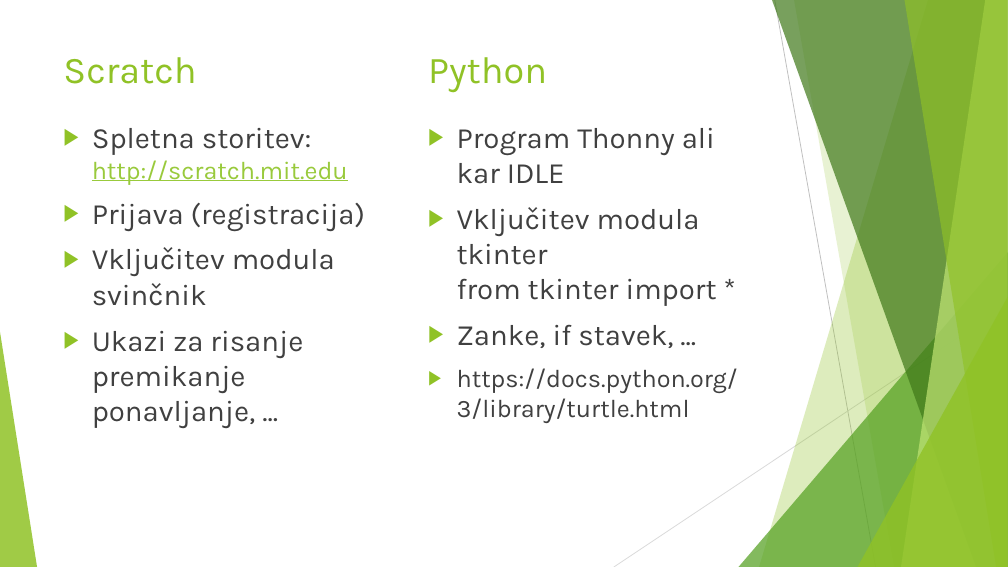
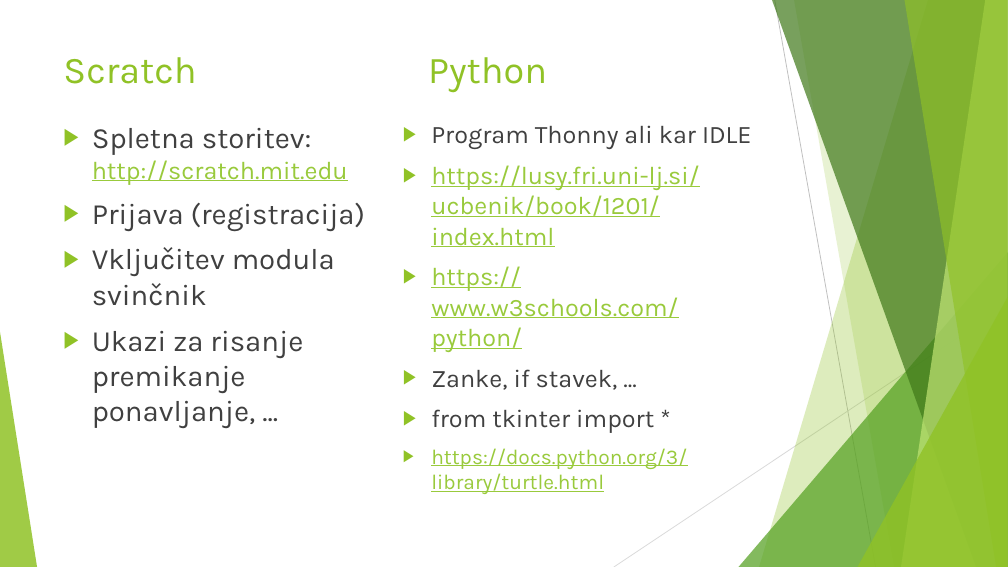
Before and after one commit to bajecklemen/vicarna_idej, a slide deck: slide 4 of Želvja grafika_25.pptx. Drawn at 1008x567 pixels with LibreOffice and Linux fonts; fonts in the diff are those of the drawing. Boxes give left, top, right and bottom in pixels: in the first picture for what was removed or moved away, otherwise in the second. Text is boxed around its words. In the diff, an @@ line names an element or a change of style, - is before the commit and + after.

```diff
--- a/Želvja grafika_25.pptx
+++ b/Želvja grafika_25.pptx
@@ text "Program Thonny ali kar IDLE": place and size @@
-text "Program Thonny ali kar IDLE" at box(457, 128, 738, 423)
+text "Program Thonny ali kar IDLE" at box(431, 125, 752, 494)
@@ text at box(431, 125, 752, 494): size 28 to 24 pt in "Program Thonny ali kar IDLE", "Zanke, if stavek, ..."; size 24 to 20 pt, text colour #404040 to #99CA3C, underline on in "https://docs.python.org/3/library/turtle.html" @@
@@ text at box(431, 165, 699, 352): text changed; size 28 to 24 pt; text colour #404040 to #99CA3C @@
-▶ Vključitev modula tkinter
-  from tkinter import *
+▶ https://lusy.fri.uni-lj.si/ucbenik/book/1201/index.html
+▶ https://www.w3schools.com/python/
@@ text at box(431, 409, 654, 433): paragraph added @@
+▶ from tkinter import *
```
Also in this commit, not shown: 2 other files.
